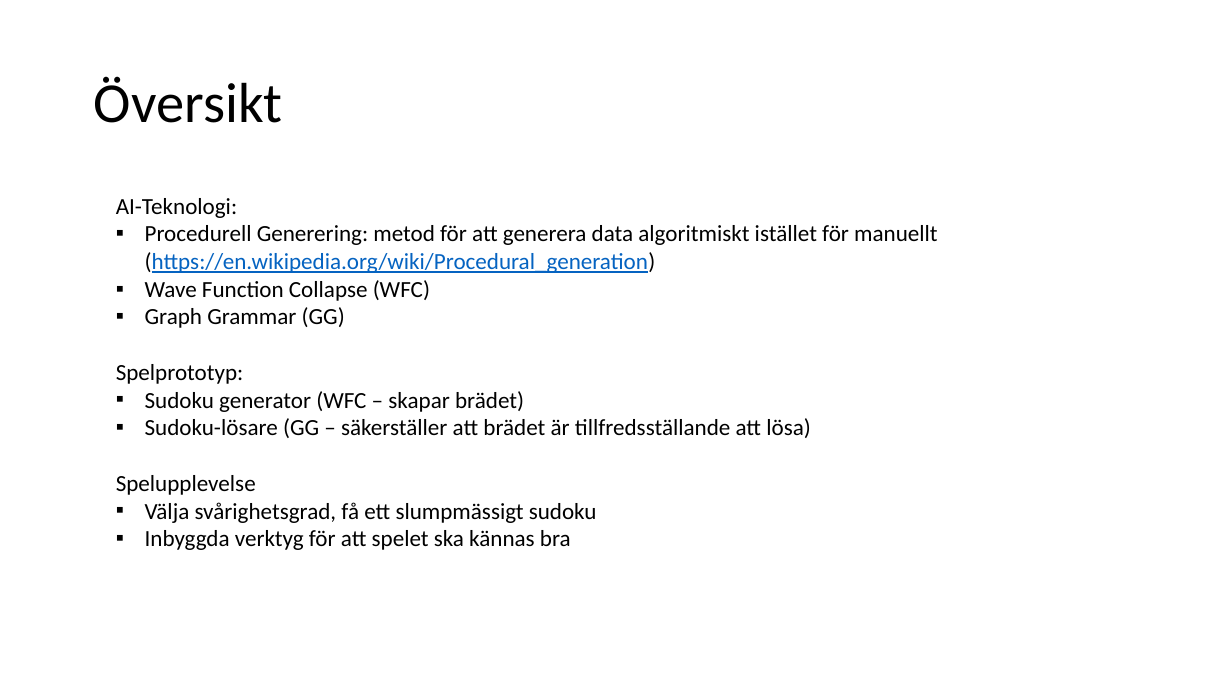
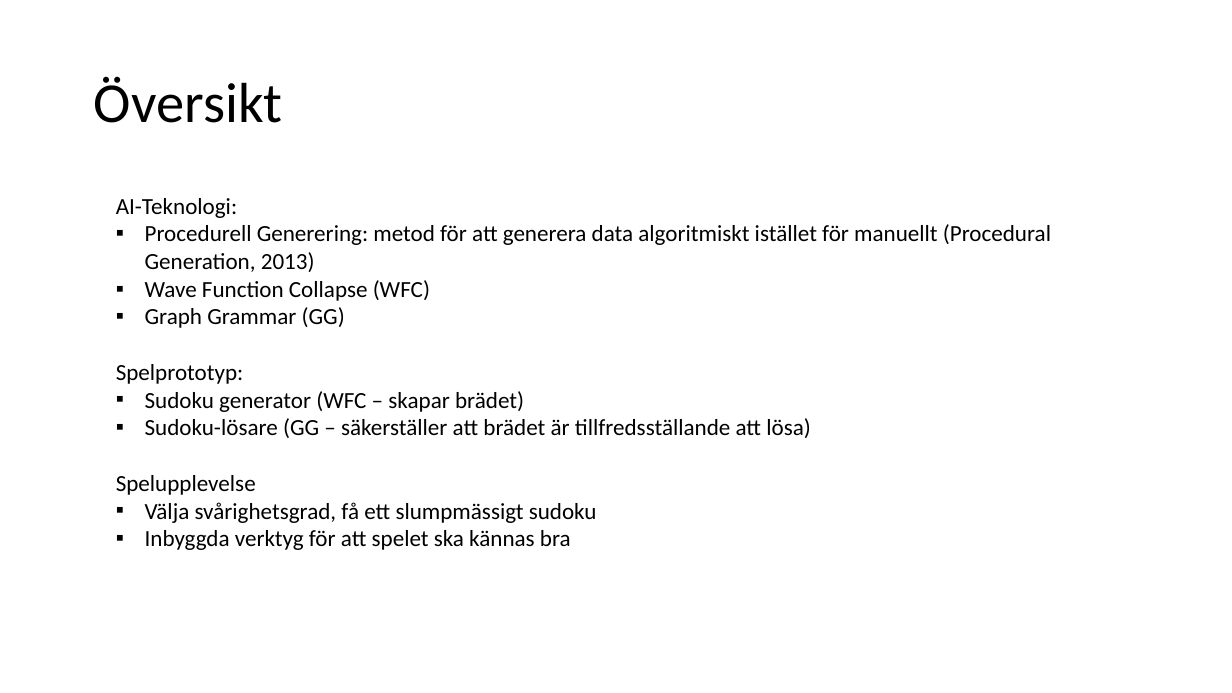
Before and after one commit to pythonpalle/sudoku, a slide deck: slide 2 of Procedurell_Generering_Prototyp.pptx. Drawn at 1232x693 pixels with LibreOffice and Linux fonts; fonts in the diff are those of the drawing. Boxes give left, top, right and bottom in pixels: in the first picture for what was removed or moved away, otherwise in the second. Text is boxed around its words. In the diff, an @@ line names an element or a change of style, - is before the commit and + after.

```diff
--- a/Procedurell_Generering_Prototyp.pptx
+++ b/Procedurell_Generering_Prototyp.pptx
@@ text at [145, 224, 1051, 272]: text changed @@
-▪ Procedurell Generering: metod för att generera data algoritmiskt istället för manuellt (https://en.wikipedia.org/wiki/Procedural_generation)
+▪ Procedurell Generering: metod för att generera data algoritmiskt istället för manuellt (Procedural Generation, 2013)
```
Also in this commit, not shown: 7 other slides changed, 2 other files.
